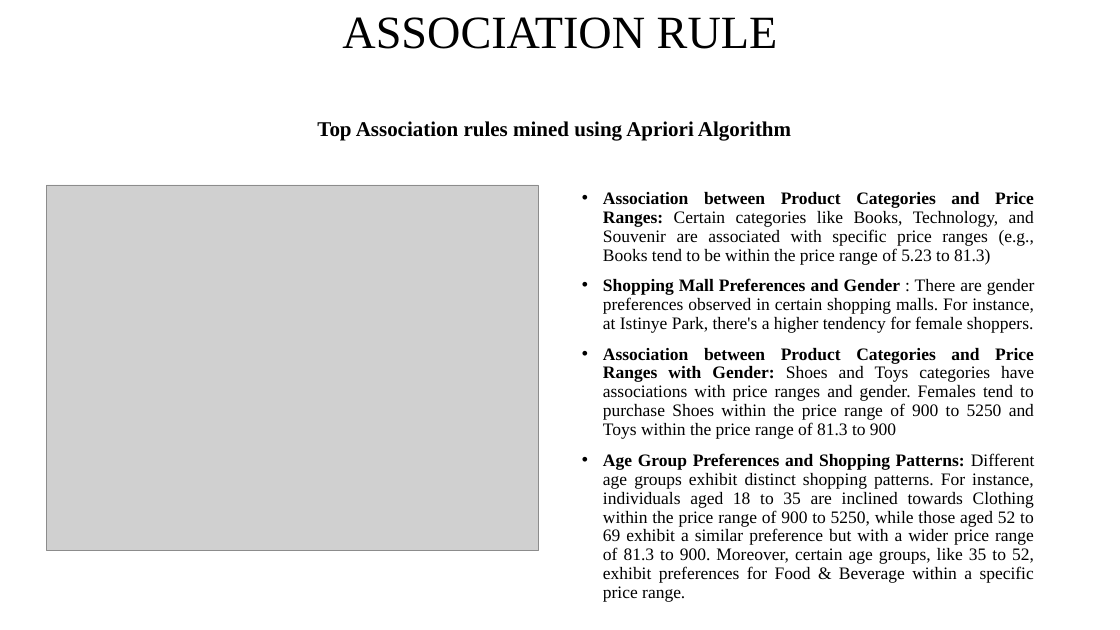
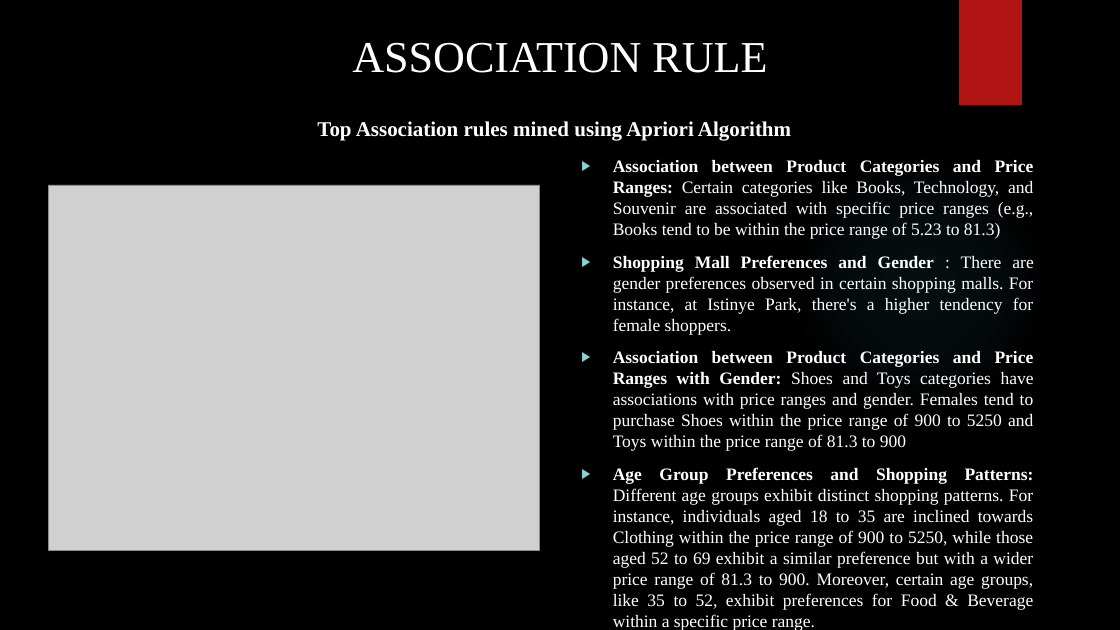
Before and after one commit to Jothish21/Data-Mining-Project-Group4, a slide deck: slide 7 of Group4-Presentation.pptx. Drawn at 1120x630 pixels with LibreOffice and Linux fonts; fonts in the diff are those of the drawing; grey boxes stand for pictures; background and template pictures are left out. Boxes give left, top, right and bottom in pixels: in the first picture for what was removed or moved away, otherwise in the second. Text is boxed around its words. In the diff, an @@ line names an element or a change of style, - is before the commit and + after.

```diff
--- a/Group4-Presentation.pptx
+++ b/Group4-Presentation.pptx
@@ background #FFFFFF to picture (left out) @@
@@ title "ASSOCIATION RULE" at (x1=352, y1=42, x2=767, y2=73): size 39.6 to 37.8 pt, text colour #000000 to #FFFFFF; line spacing 0.9 to 1; vertical alignment middle to top @@
@@ rectangle added at (x1=959, y1=0, x2=1022, y2=105), fill #B01513 @@
@@ text "Top Association rules mined using ..." at (x1=317, y1=121, x2=791, y2=141): text colour #000000 to #FFFFFF @@
@@ text "Association between Product Categories and ..." moved from (x1=603, y1=192, x2=1035, y2=583) to (x1=613, y1=160, x2=1034, y2=630) @@
@@ text "Association between Product Categories and ..." at (x1=613, y1=160, x2=1034, y2=630): text colour #000000 to #FFFFFF; bullet • to ▶; line spacing 0.9 to 1 @@
@@ ellipse added at (x1=791, y1=154, x2=1049, y2=413), fill gradient #50B9C1 @@
```
Also in this commit, not shown: 13 other slides changed, 2 slides added, 1 slide removed, 1 other file.
